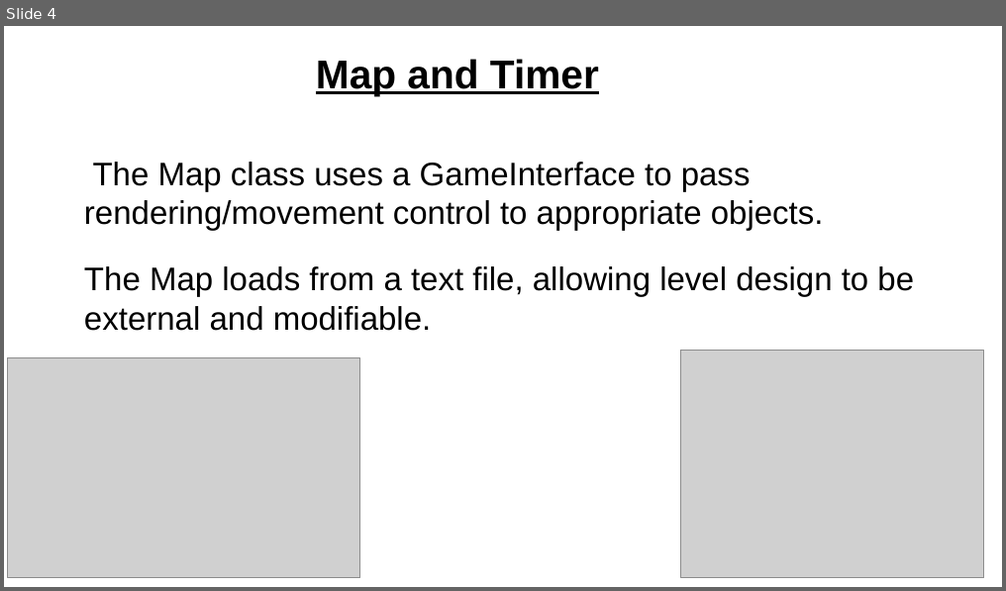
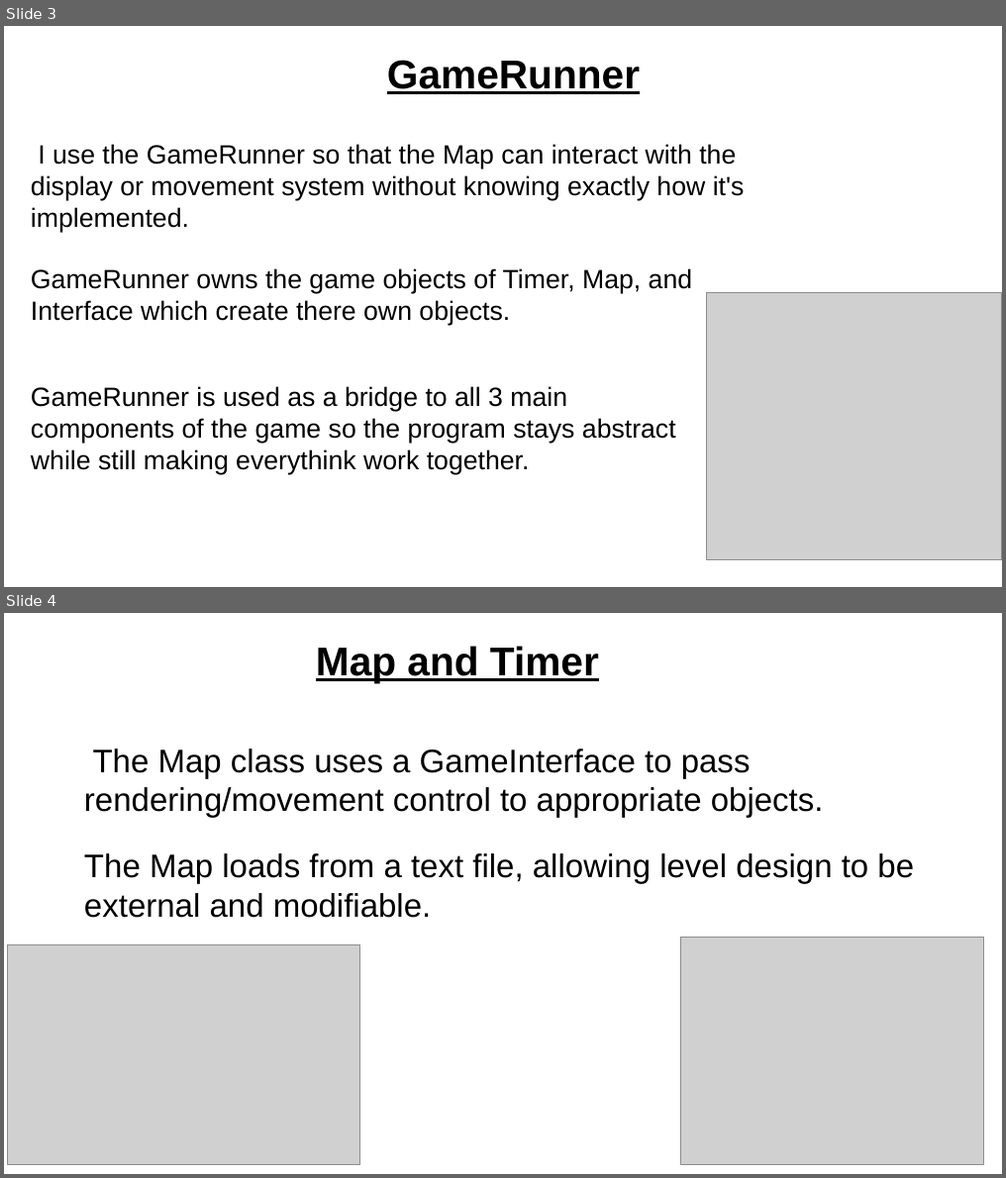
Before and after one commit to tellmon/2D-side-scroller, a slide deck: powerPoint.odp. Shown one above the other, each under a label of ours: slide 4 before the commit, slides 3 and 4 after it. The pictures are 1006x591 and 1006x1178 pixels, drawn with LibreOffice and Linux fonts; fonts in the diff are those of the drawing; grey boxes stand for pictures. Boxes give left, top, right and bottom in pixels: in the first picture for what was removed or moved away, otherwise in the second. Text is boxed around its words. In the diff, an @@ line names an element or a change of style, - is before the commit and + after.

Commit message:
Nearly don Power Point
Nearly finished the Power Point i will sent it to pears for a pear review and get feed back from them. i also tested it the size and made sure i didnt add to much by seing if i can see averthing clearly while editing it from my back on the seat of the airplane so around 30 cm which scaled up should be fine.  I also added a java file to do some testing for of how it could be implemented.

```diff
--- a/powerPoint.odp
+++ b/powerPoint.odp
@@ slide 3 added at (x1=4, y1=26, x2=1002, y2=587), background #FFFFFF @@
@@ text added at (x1=387, y1=60, x2=640, y2=94), 32 pt, text #000000, bold, underline @@
+GameRunner
@@ text added at (x1=31, y1=144, x2=745, y2=474), 21 pt, text #000000 @@
+I use the GameRunner so that the Map can interact with the display or movement system without knowing exactly how it's implemented.
+GameRunner owns the game objects of Timer, Map, and Interface which create there own objects.
+GameRunner is used as a bridge to all 3 main
+components of the game so the program stays abstract
+while still making everythink work together.
@@ picture added at (x1=707, y1=293, x2=1002, y2=561) @@
```
Also in this commit, not shown: 3 slides changed, 1 slide removed, 3 other files.
